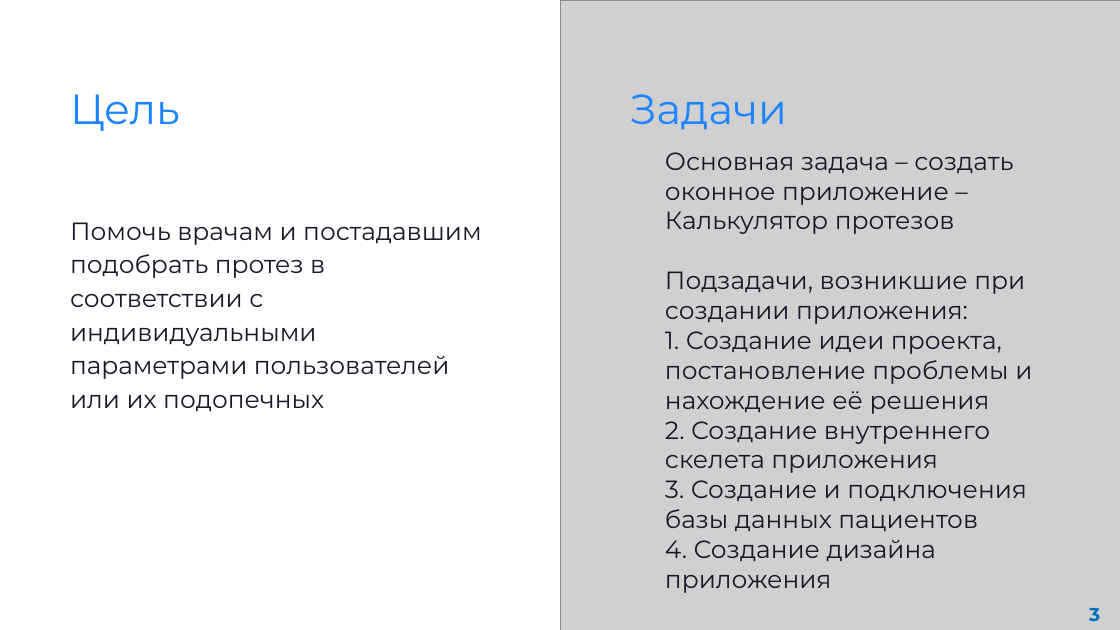
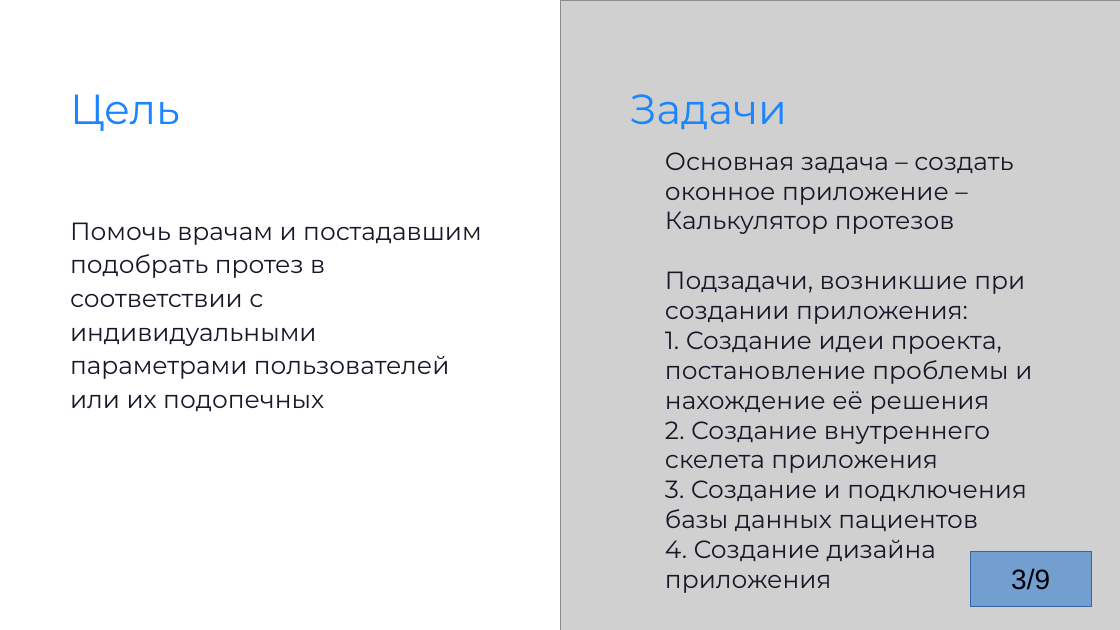
Before and after one commit to alexandr2081/Prosthetic-Calculator, a slide deck: slide 3 of Очень важные вещи/Итоговая презентация (Калькулятор протезов).pptx. Drawn at 1120x630 pixels with LibreOffice and Linux fonts; fonts in the diff are those of the drawing; grey boxes stand for pictures. Boxes give left, top, right and bottom in pixels: in the first picture for what was removed or moved away, otherwise in the second. Text is boxed around its words. In the diff, an @@ line names an element or a change of style, - is before the commit and + after.

```diff
--- a/Очень важные вещи/Итоговая презентация (Калькулятор протезов).pptx
+++ b/Очень важные вещи/Итоговая презентация (Калькулятор протезов).pptx
@@ rectangle added at (970, 551, 1091, 606), fill #729FCF, outline #3465A4 0 pt, 36 pt, text #000000 @@
+3/9
@@ text removed at (1089, 608, 1100, 622) @@
-3
```
Also in this commit, not shown: 7 other slides changed, 1 slide added, 1 slide removed.
